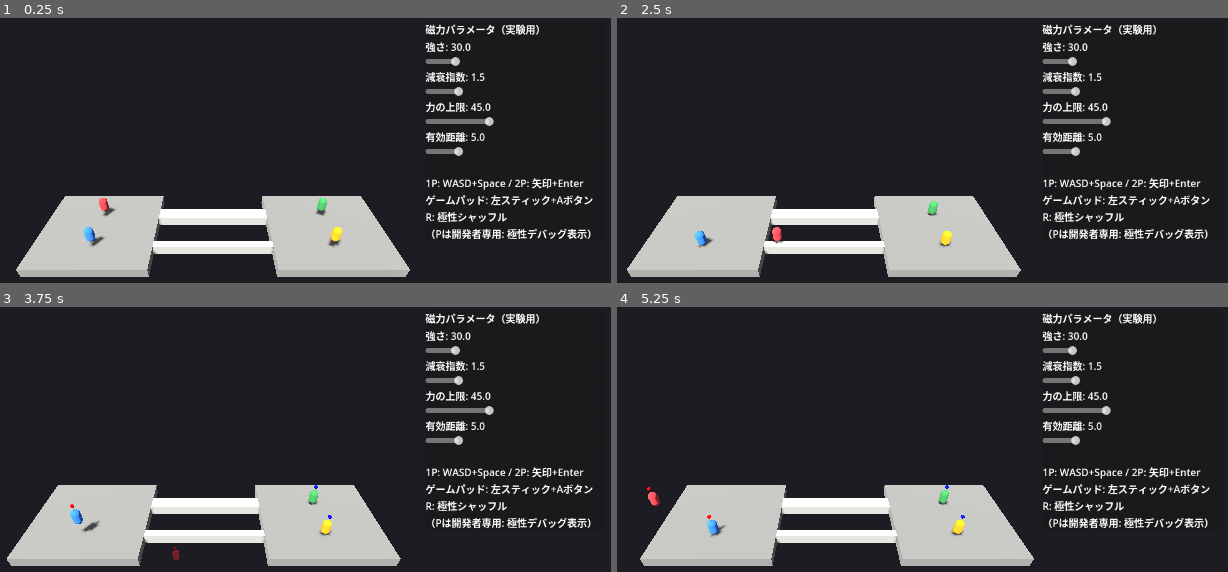
Above: before the commit, frames 1-4 (two rows, left to right).
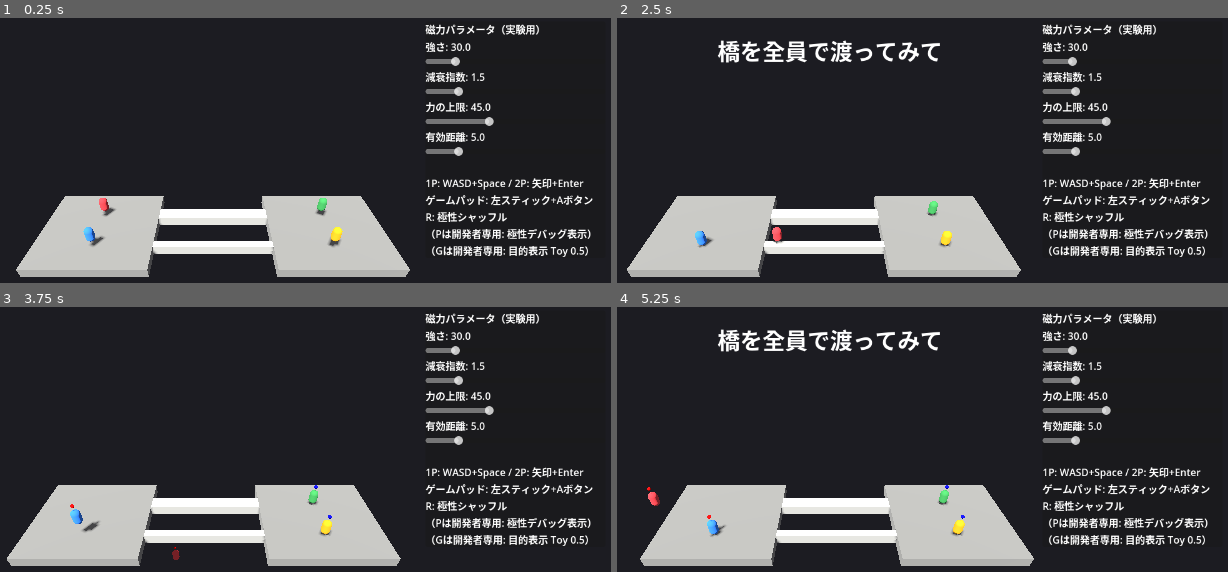
Above: after the commit, the same moments.

Repository: punkdrunker0087-tech/AI-SideBusiness-Lab
Game: Godot game, scene res://main.tscn
Same seed, same stepped clock (60 frames per second), same inputs: the game is played once before the commit and once after it.
Inputs:
- Up to frame 1 (0.25 s): no input
- Up to frame 2 (2.5 s): tap Enter at 0.5 s; hold D 0.53-1.28 s; tap G at 0.6, 1.35, 2.3 s; tap Space at 0.77, 1.52 s; hold S 1.28-2.03 s; hold D from 2.03 s (still down); tap R at 2.1 s
- Up to frame 3 (3.75 s): release D at 2.78 s; hold W 2.78-3.53 s; tap P at 2.85 s; tap Space at 3.02 s; tap G at 3.05 s; hold A from 3.53 s (still down); hold Enter from 3.53 s (still down)
- Up to frame 4 (5.25 s): tap Space at 3.77, 4.52 s; tap G at 3.8, 4.35, 5.1 s; release Enter at 4.28 s; release A at 5.03 s; hold S from 5.03 s (still down)

The runs differ from the first frame. In frame 1, 0.6% of the frame differs, in the area x 70-97%, y 86-91%; in frame 2, 2.0%, in the area x 16-97%, y 8-91%; in frame 3, 0.6%; in frame 4, 2.0%.

Commit message:
Toy 0.5（仮説H6）を追加: 軽い目的は事故を増やすか
- 憲章にH6「プレイヤー同士を接近させる目的は、自由遊びより
  事故を増やす」を登録し、Toy 0.5をロードマップに挿入
- toy0ビルドにGキー（開発者用・既定OFF）で「橋を全員で渡ってみて」
  の目的テキストを表示。ルール・判定・報酬は一切なし
- 判定基準3通り（H6支持／目的で笑いが減る／変化なし=棄却）を
  実装前に確定して記載

Co-Authored-By: Claude Fable 5 <noreply@anthropic.com>
Claude-Session: https://claude.ai/code/session_01Rkj7DBL94ZcXm1ErvCQ9eV

Diff:
--- a/magnet-game/toy0/game.gd
+++ b/magnet-game/toy0/game.gd
@@ -28,6 +28,7 @@
 }
 var debug_polarity_visible := false
 var camera: Camera3D
+var objective_label: Label  # Toy 0.5: 軽い目的の表示（Gキー、開発者用）
 
 
 func _ready() -> void:
@@ -56,6 +57,10 @@
 				debug_polarity_visible = not debug_polarity_visible
 				for p in players:
 					p.get_node("PolarityDebug").visible = debug_polarity_visible
+			KEY_G:
+				# Toy 0.5（仮説H6）: ルールなし・判定なし・報酬なしの「軽い目的」。
+				# 初見テストでは自由遊びの失速を確認してから点灯する
+				objective_label.visible = not objective_label.visible
 
 
 # --- 磁力 -------------------------------------------------------------------
@@ -233,8 +238,19 @@
 	_add_slider(vbox, "range", "有効距離", 2.0, 20.0, 0.5)
 
 	var help := Label.new()
-	help.text = "\n1P: WASD+Space / 2P: 矢印+Enter\nゲームパッド: 左スティック+Aボタン\nR: 極性シャッフル\n（Pは開発者専用: 極性デバッグ表示）"
+	help.text = "\n1P: WASD+Space / 2P: 矢印+Enter\nゲームパッド: 左スティック+Aボタン\nR: 極性シャッフル\n（Pは開発者専用: 極性デバッグ表示）\n（Gは開発者専用: 目的表示 Toy 0.5）"
 	vbox.add_child(help)
+
+	objective_label = Label.new()
+	objective_label.text = "橋を全員で渡ってみて"
+	objective_label.visible = false
+	objective_label.horizontal_alignment = HORIZONTAL_ALIGNMENT_CENTER
+	objective_label.add_theme_font_size_override("font_size", 36)
+	objective_label.anchor_left = 0.0
+	objective_label.anchor_right = 1.0
+	objective_label.offset_top = 32
+	objective_label.offset_bottom = 88
+	layer.add_child(objective_label)
 
 
 func _add_slider(parent: VBoxContainer, key: String, label_text: String, min_v: float, max_v: float, step: float) -> void:
Not shown, changed: magnet-game/CHARTER.md
Not shown, changed: magnet-game/toy0/README.md
